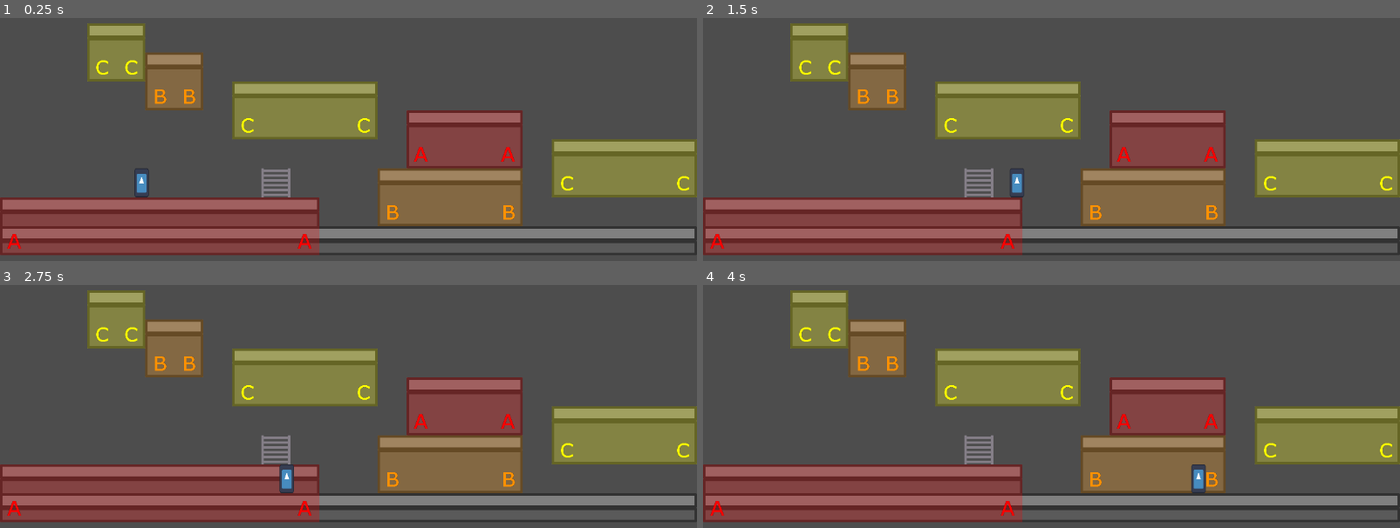
Above: before the commit, frames 1-4 (two rows, left to right).
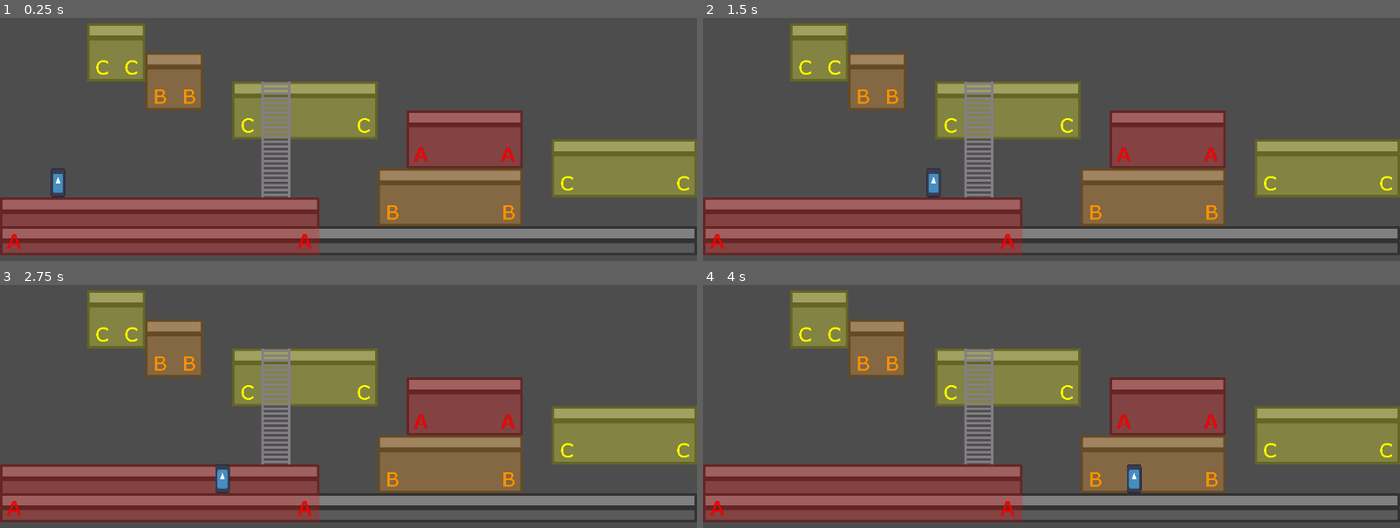
Above: after the commit, the same moments.

Repository: nicom7/game-off-2023
Game: Godot game, scene res://levels/world.tscn
The game is run twice, just before and just after one commit, with the same random seed, the same clock (stepped at 60 frames per second) and the same inputs. The engine's default icon, where the game draws it, is replaced by a stand-in: a white triangle on a blue panel in a dark square.
Inputs:
- Up to frame 1 (0.25 s): no input
- Up to frame 2 (1.5 s): tap Enter at 0.5 s; hold Right (ui_right) from 0.53 s (still down); tap U (A_note) at 0.6 s; tap I (B_note) at 0.8, 1.35 s
- Up to frame 3 (2.75 s): tap O (C_note) at 1.55, 2.1 s; release Right (ui_right) at 2.03 s; hold Left (ui_left) from 2.03 s (still down); tap P (D_note) at 2.3 s
- Up to frame 4 (4 s): release Left (ui_left) at 2.78 s; hold Right (ui_right) from 2.78 s (still down); tap P (D_note) at 2.85 s; tap R (E_note) at 3.05, 3.6 s; tap T (F_note) at 3.8 s

The runs differ from the first frame. In frame 1, 1.2% of the frame differs, in the area x 7-42%, y 26-74%; in frame 2, 1.2%; in frame 3, 1.4%, in the area x 30-43%, y 26-86%; in frame 4, 1.4%.

Commit message:
Implement Ladder object
- Implement player enter/exit climb actions
- Implement moving up/down ladder when pressing upper/lower platform action
- Fix player position

Diff:
--- a/characters/player/player.gd
+++ b/characters/player/player.gd
@@ -17,10 +17,13 @@
 class InputActions:
 	var move_left: String
 	var move_right: String
+	var move_up: String
+	var move_down: String
 	var jump: String
 
 var _input_actions: Dictionary = {}
 const _scale: Array[String] = ["A", "B", "C", "D", "E", "F", "G"]
+const _note_actions: Array[String] = ["A_note", "B_note", "C_note", "D_note", "E_note", "F_note", "G_note"]
 var current_tone: Globals.Tone = Globals.Tone.A:
 	get:
 		return current_tone
@@ -37,11 +40,28 @@
 	set(value):
 		if on_floor != value:
 			on_floor = value
+			if on_floor:
+				exit_climb()
 			on_floor_changed.emit(on_floor)
+
+var climbing: bool = false
+var current_ladder: Ladder
 
 signal on_floor_changed(value: bool)
 signal jumped
-signal interact
+signal interact(player: Character, action: String)
+
+func enter_climb(ladder: Ladder) -> void:
+	if not climbing:
+		climbing = true
+		current_ladder = ladder
+#		print("enter climb")
+
+func exit_climb() -> void:
+	if climbing:
+		climbing = false
+		current_ladder = null
+#		print("exit climb")
 
 func _ready() -> void:
 	_setup_floor_map_layer_info()
@@ -71,6 +91,12 @@
 	_update_tone(delta)
 	_update_movement(delta)
 
+func _input(event: InputEvent):
+	for action in _note_actions:
+		if event.is_action_pressed(action):
+			interact.emit(self, action)
+			return
+
 func _update_tone(delta: float) -> void:
 	var custom_data = _get_floor_custom_data($TileDetector.global_position, "Tones", "Tone")
 	if custom_data != null:
@@ -78,26 +104,42 @@
 #	print(current_tone)
 
 func _update_movement(delta: float) -> void:
-	var current_input_actions: InputActions = _input_actions[current_tone]
+	var current_input_actions: InputActions
 
 	on_floor = is_on_floor()
 
-	# Add the gravity.
-	if not on_floor:
-		velocity.y += gravity * delta
+	if climbing:
+		current_input_actions = InputActions.new()
+		current_input_actions.move_up = current_ladder.climb_up_action
+		current_input_actions.move_down = current_ladder.climb_down_action
+	else:
+		current_input_actions = _input_actions[current_tone]
 
-	# Handle Jump.
-	if Input.is_action_just_pressed(current_input_actions.jump) and on_floor:
-		jumped.emit()
-		velocity.y = jump_speed
+	if not climbing:
+		if on_floor and Input.is_action_just_pressed(current_input_actions.jump):
+			# Handle Jump.
+			jumped.emit()
+			velocity.y = jump_speed
+		elif not on_floor:
+			# Add the gravity.
+			velocity.y += gravity * delta
 
 	# Get the input direction and handle the movement/deceleration.
 	# As good practice, you should replace UI actions with custom gameplay actions.
-	var direction := Input.get_axis(current_input_actions.move_left, current_input_actions.move_right)
-	if direction:
-		velocity.x = direction * speed
+
+	if climbing:
+		var direction := Input.get_axis(current_input_actions.move_up, current_input_actions.move_down)
+		if direction:
+			velocity.y = direction * speed
+		else:
+			velocity.y = move_toward(velocity.y, 0, speed)
+		velocity.x = 0
 	else:
-		velocity.x = move_toward(velocity.x, 0, speed)
+		var direction := Input.get_axis(current_input_actions.move_left, current_input_actions.move_right)
+		if direction:
+			velocity.x = direction * speed
+		else:
+			velocity.x = move_toward(velocity.x, 0, speed)
 
 	move_and_slide()
 
--- a/characters/player/player.tscn
+++ b/characters/player/player.tscn
@@ -10,7 +10,6 @@
 
 [node name="Player" type="CharacterBody2D"]
 z_index = 1
-position = Vector2(234, 504)
 script = ExtResource("1_qb0pk")
 jump_note_player_scene = ExtResource("2_fw7sl")
 
--- a/game_objects/interactive_object.gd
+++ b/game_objects/interactive_object.gd
@@ -1,6 +1,7 @@
 class_name InteractiveObject
 extends Area2D
 
+@export var interact_action: String
 var entered_objects: Dictionary
 
 signal interacted(player: Character, interactive_object: InteractiveObject)
@@ -17,5 +18,6 @@
 		var player = body as Character
 		player.interact.disconnect(_on_player_interact)
 
-func _on_player_interact(player):
-	interacted.emit(player, self)
+func _on_player_interact(player: Character, action: String):
+	if interact_action == action:
+		interacted.emit(player, self)
--- /dev/null
+++ b/game_objects/ladders/ladder.gd
@@ -0,0 +1,32 @@
+class_name Ladder
+extends StaticBody2D
+
+@export var climb_up_action: String
+@export var climb_down_action: String
+
+# Called when the node enters the scene tree for the first time.
+func _ready() -> void:
+	$LowerInteraction.interact_action = climb_up_action
+	$UpperInteraction.interact_action = climb_down_action
+
+# Called every frame. 'delta' is the elapsed time since the previous frame.
+func _process(delta: float) -> void:
+	pass
+
+
+func _on_lower_interaction_interacted(player, interactive_object) -> void:
+	if player and not player.climbing:
+		player.global_position = interactive_object.global_position
+		player.enter_climb(self)
+
+
+func _on_upper_interaction_interacted(player, interactive_object) -> void:
+	if player and not player.climbing:
+		player.global_position = interactive_object.global_position
+		player.enter_climb(self)
+
+
+func _on_area_2d_body_exited(body: Node2D) -> void:
+	var player = body as Character
+	if player and player.climbing:
+		player.exit_climb()
--- a/levels/world.tscn
+++ b/levels/world.tscn
@@ -8,6 +8,7 @@
 [ext_resource type="PackedScene" uid="uid://dqk2pedcucgnw" path="res://characters/player/player.tscn" id="6_ahra0"]
 [ext_resource type="Texture2D" uid="uid://bt4ogf2r5paa0" path="res://tilesets/c_tone.png" id="6_fbqr6"]
 [ext_resource type="Texture2D" uid="uid://c6txl6jf3smyb" path="res://sprites/ladder.png" id="8_3mg55"]
+[ext_resource type="Script" path="res://game_objects/ladders/ladder.gd" id="8_uk6d3"]
 [ext_resource type="PackedScene" uid="uid://c60xwma5dmoyi" path="res://game_objects/interactive_object.tscn" id="9_icboe"]
 
 [sub_resource type="TileSetAtlasSource" id="TileSetAtlasSource_br5yh"]
@@ -583,7 +584,7 @@
 sources/3 = SubResource("TileSetAtlasSource_6hnef")
 
 [sub_resource type="RectangleShape2D" id="RectangleShape2D_svqag"]
-size = Vector2(48, 48)
+size = Vector2(48, 192)
 
 [sub_resource type="RectangleShape2D" id="RectangleShape2D_uvy5e"]
 size = Vector2(48, 48)
@@ -614,15 +615,19 @@
 layer_2/tile_data = PackedInt32Array(786432, 65537, 2, 786433, 131073, 2, 786434, 131073, 2, 786435, 131073, 2, 786436, …(1195 unchanged characters)…
 
 [node name="Player" parent="." node_paths=PackedStringArray("current_floor_map") instance=ExtResource("6_ahra0")]
+position = Vector2(96, 492)
 current_floor_map = NodePath("../Platforms")
 
 [node name="Ladder" type="StaticBody2D" parent="."]
 texture_filter = 3
 texture_repeat = 2
-position = Vector2(432, 480)
+position = Vector2(432, 336)
+script = ExtResource("8_uk6d3")
+climb_up_action = "C_note"
+climb_down_action = "A_note"
 
 [node name="CollisionShape2D" type="CollisionShape2D" parent="Ladder"]
-position = Vector2(24, 24)
+position = Vector2(24, 96)
 shape = SubResource("RectangleShape2D_svqag")
 disabled = true
 
@@ -632,13 +637,28 @@
 texture = ExtResource("8_3mg55")
 centered = false
 region_enabled = true
-region_rect = Rect2(0, 0, 48, 48)
-
-[node name="InteractiveObject" parent="Ladder" instance=ExtResource("9_icboe")]
-
-[node name="CollisionShape2D" type="CollisionShape2D" parent="Ladder/InteractiveObject"]
-position = Vector2(24, 24)
+region_rect = Rect2(0, 0, 48, 192)
+
+[node name="LowerInteraction" parent="Ladder" instance=ExtResource("9_icboe")]
+position = Vector2(24, 162)
+
+[node name="CollisionShape2D" type="CollisionShape2D" parent="Ladder/LowerInteraction"]
 shape = SubResource("RectangleShape2D_uvy5e")
+
+[node name="UpperInteraction" parent="Ladder" instance=ExtResource("9_icboe")]
+position = Vector2(24, -18)
+
+[node name="CollisionShape2D" type="CollisionShape2D" parent="Ladder/UpperInteraction"]
+shape = SubResource("RectangleShape2D_uvy5e")
+
+[node name="Area2D" type="Area2D" parent="Ladder"]
+position = Vector2(24, 96)
+
+[node name="CollisionShape2D" type="CollisionShape2D" parent="Ladder/Area2D"]
+shape = SubResource("RectangleShape2D_svqag")
 
 [connection signal="current_tone_changed" from="Player" to="." method="_on_player_current_tone_changed"]
 [connection signal="on_floor_changed" from="Player" to="." method="_on_player_on_floor_changed"]
+[connection signal="interacted" from="Ladder/LowerInteraction" to="Ladder" method="_on_lower_interaction_interacted"]
+[connection signal="interacted" from="Ladder/UpperInteraction" to="Ladder" method="_on_upper_interaction_interacted"]
+[connection signal="body_exited" from="Ladder/Area2D" to="Ladder" method="_on_area_2d_body_exited"]
Not shown: 1 places in levels/world.tscn that only renumber resources
